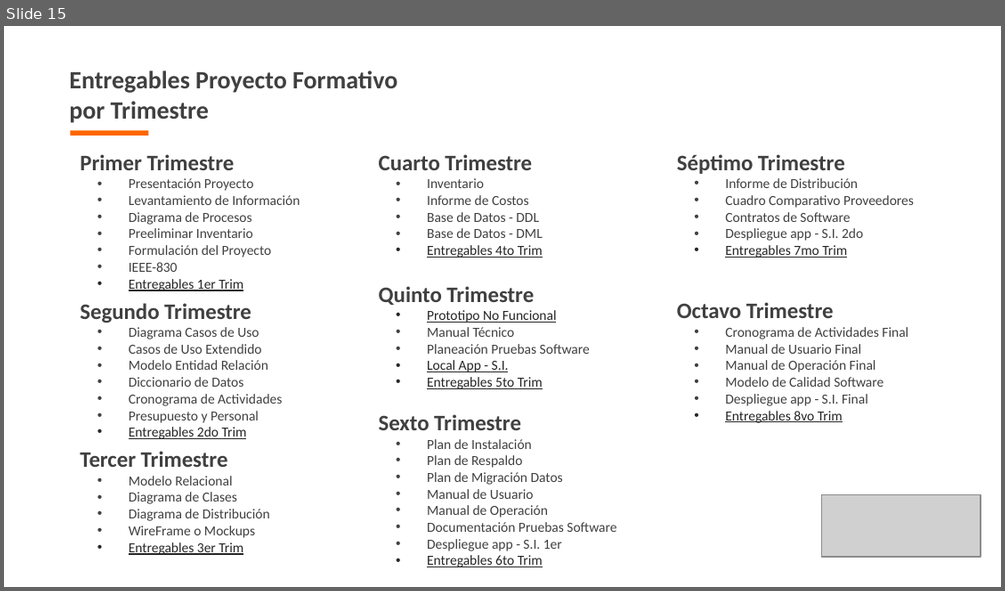
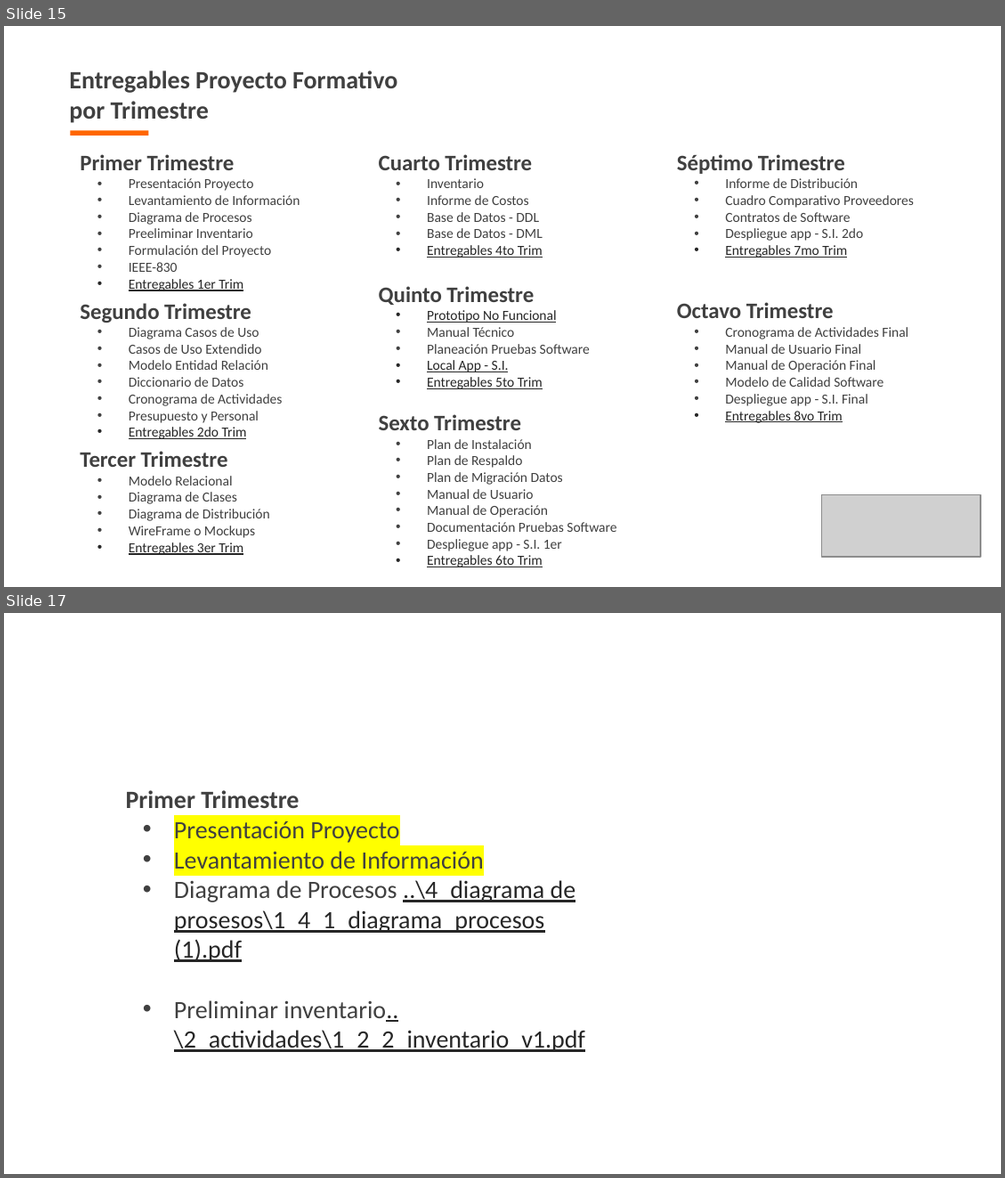
Before and after one commit to kamor31232/Proyecto_adsi, a slide deck: App/app_documentacion/1er_trimestre/1_proyecto/1_1_1_presentacion_proyecto.pptx. Shown one above the other, each under a label of ours: slide 15 before the commit, slides 15 and 17 after it; the slides between them are not shown. The pictures are 1005x591 and 1005x1178 pixels, drawn with LibreOffice and Linux fonts; fonts in the diff are those of the drawing; grey boxes stand for pictures; background and template pictures are left out. Boxes give left, top, right and bottom in pixels: in the first picture for what was removed or moved away, otherwise in the second. Text is boxed around its words. In the diff, an @@ line names an element or a change of style, - is before the commit and + after.

```diff
--- a/App/app_documentacion/1er_trimestre/1_proyecto/1_1_1_presentacion_proyecto.pptx
+++ b/App/app_documentacion/1er_trimestre/1_proyecto/1_1_1_presentacion_proyecto.pptx
@@ slide 17 added at [4, 613, 1001, 1174], background picture (left out) @@
@@ text added at [126, 790, 585, 1052], 18 pt, text #404040 @@
+Primer Trimestre
+• Presentación Proyecto
+• Levantamiento de Información
+• Diagrama de Procesos ..\4_diagrama de prosesos\1_4_1_diagrama_procesos (1).pdf
+• Preliminar inventario..\2_actividades\1_2_2_inventario_v1.pdf
```
Also in this commit, not shown: 6 slides changed, 47 other files.
